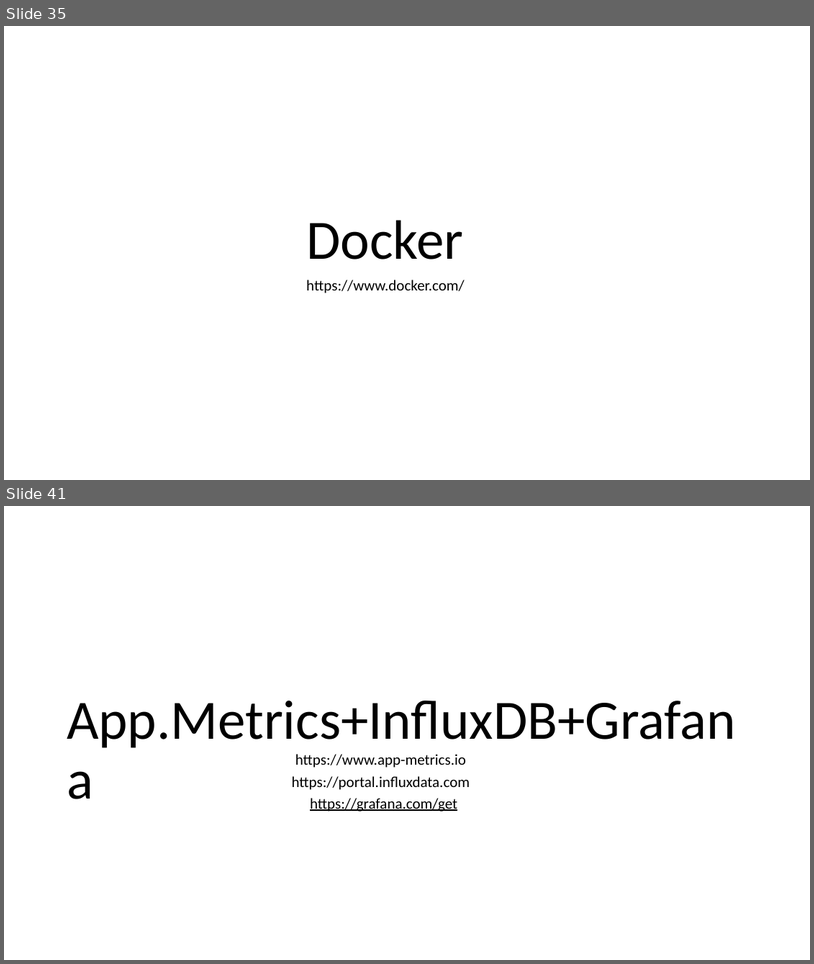
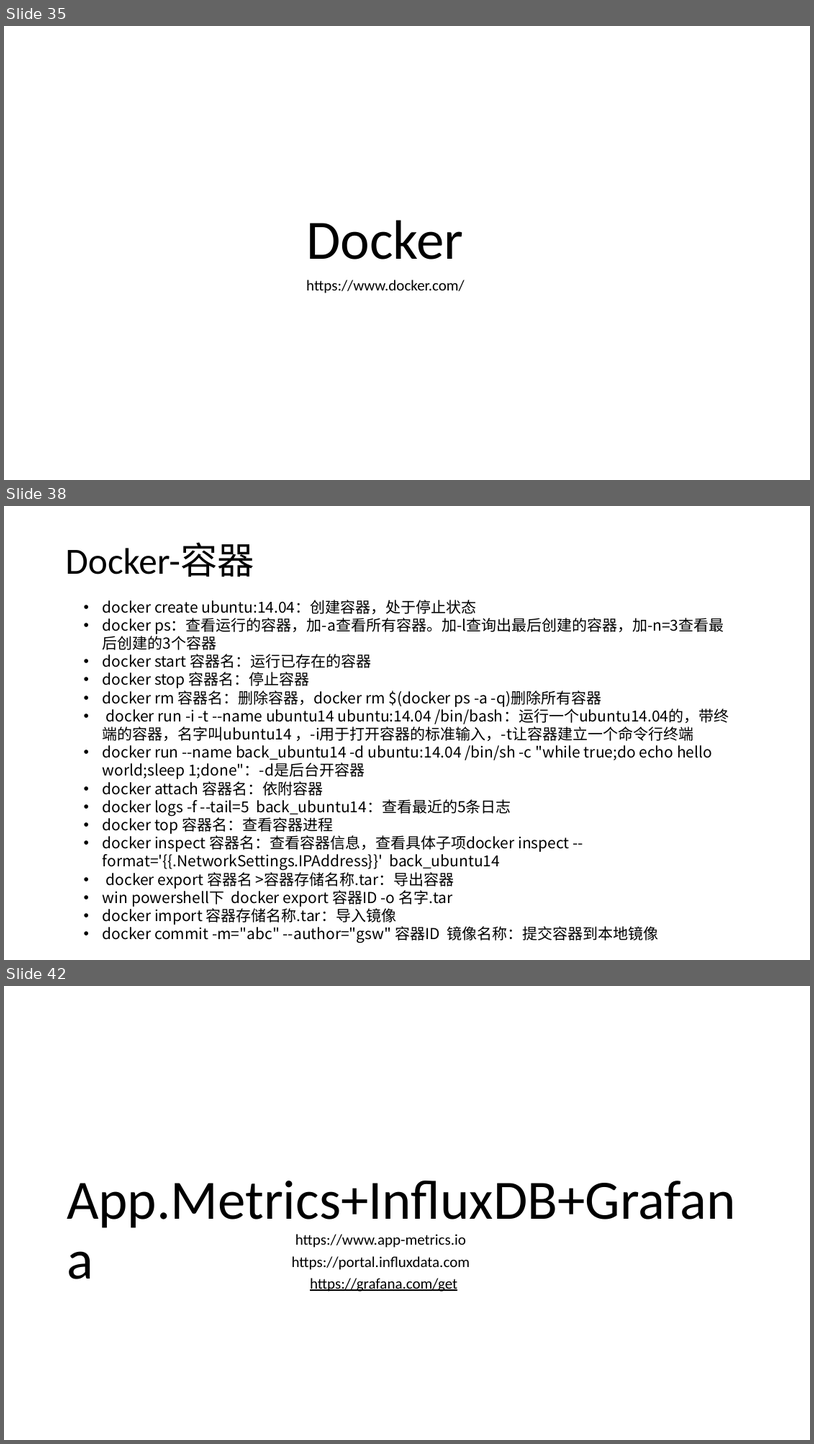
Before and after one commit to axzxs2001/HisMicroserviceSample, a slide deck: HisMicroserviceSample/Doc/基于.net core微服务.pptx. Shown one above the other, each under a label of ours: slides 35 and 41 before the commit, slides 35, 38 and 42 after it; the slides between them are not shown. The pictures are 814x964 and 814x1444 pixels, drawn with LibreOffice and Linux fonts; fonts in the diff are those of the drawing; background and template pictures are left out. Boxes give left, top, right and bottom in pixels: in the first picture for what was removed or moved away, otherwise in the second. Text is boxed around its words. In the diff, an @@ line names an element or a change of style, - is before the commit and + after.

```diff
--- a/HisMicroserviceSample/Doc/基于.net core微服务.pptx
+++ b/HisMicroserviceSample/Doc/基于.net core微服务.pptx
@@ slide 38 added at <box>4,506,810,960</box>, background picture (left out) @@
@@ title added at <box>65,543,254,577</box>, 44 pt, text #000000 @@
+Docker-容器
@@ text added at <box>103,600,730,942</box>, 18 pt, text #000000 @@
+• docker create ubuntu:14.04：创建容器，处于停止状态
+• docker ps：查看运行的容器，加-a查看所有容器。加-l查询出最后创建的容器，加-n=3查看最后创建的3个容器
+• docker start 容器名：运行已存在的容器
+• docker stop 容器名：停止容器
+• docker rm 容器名：删除容器，docker rm $(docker ps -a -q)删除所有容器
+• docker run -i -t --name ubuntu14 ubuntu:14.04 /bin/bash：运行一个ubuntu14.04的，带终端的容器，名字叫ubuntu14 ，-i用于打开容器的标准输入，-t让容器建立一个命令行终端
+• docker run --name back_ubuntu14 -d ubuntu:14.04 /bin/sh -c "while true;do echo hello world;sleep 1;done"：-d是后台开容器
+• docker attach 容器名：依附容器
+• docker logs -f --tail=5 back_ubuntu14：查看最近的5条日志
+• docker top 容器名：查看容器进程
+• docker inspect 容器名：查看容器信息，查看具体子项docker inspect --format='{{.NetworkSettings.IPAddress}}' back_ubuntu14
+• docker export 容器名 >容器存储名称.tar：导出容器
+• win powershell下 docker export 容器ID -o 名字.tar
+• docker import 容器存储名称.tar：导入镜像
+• docker commit -m="abc" --author="gsw" 容器ID 镜像名称：提交容器到本地镜像
@@ what was slide 41 is now slide 42 @@
```
Also in this commit, not shown: 2 slides changed, 3 other slides added, 3 slides removed, 4 other files.
